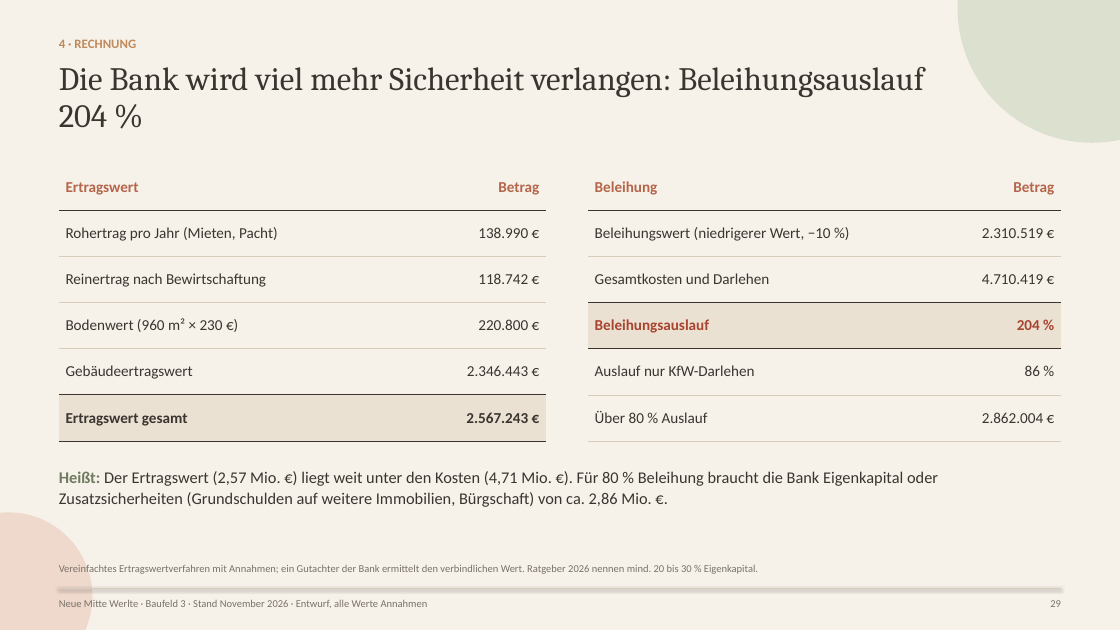
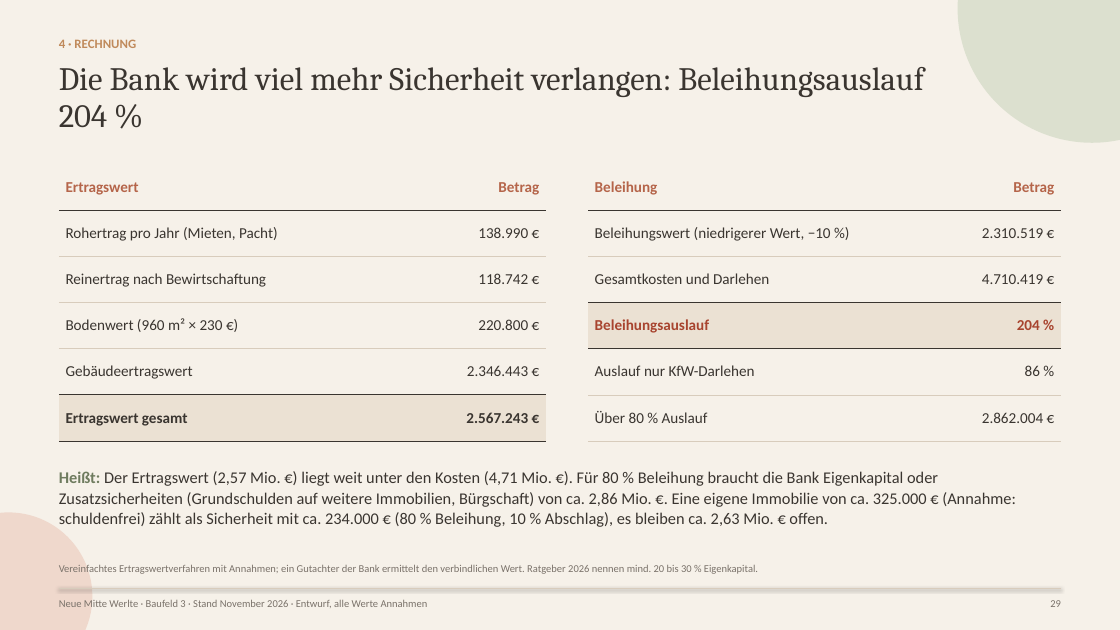
Before and after one commit to CartoonUsername/bau-projekt, a slide deck: slide 29 of praesentation/werlte_master/plan_8WE/deck/Neue-Mitte-Werlte_Baufeld3_Bankpraesentation_2026-11.pptx. Drawn at 1120x630 pixels with LibreOffice and Linux fonts; fonts in the diff are those of the drawing. Boxes give left, top, right and bottom in pixels: in the first picture for what was removed or moved away, otherwise in the second. Text is boxed around its words. In the diff, an @@ line names an element or a change of style, - is before the commit and + after.

```diff
--- a/praesentation/werlte_master/plan_8WE/deck/Neue-Mitte-Werlte_Baufeld3_Bankpraesentation_2026-11.pptx
+++ b/praesentation/werlte_master/plan_8WE/deck/Neue-Mitte-Werlte_Baufeld3_Bankpraesentation_2026-11.pptx
@@ text at (x1=59, y1=471, x2=1016, y2=527): text changed @@
-Heißt: Der Ertragswert (2,57 Mio. €) liegt weit unter den Kosten (4,71 Mio. €). Für 80 % Beleihung braucht die Bank Eigenkapital oder Zusatzsicherheiten (Grundschulden auf weitere Immobilien, Bürgschaft) von ca. 2,86 Mio. €.
+Heißt: Der Ertragswert (2,57 Mio. €) liegt weit unter den Kosten (4,71 Mio. €). Für 80 % Beleihung braucht die Bank Eigenkapital oder Zusatzsicherheiten (Grundschulden auf weitere Immobilien, Bürgschaft) von ca. 2,86 Mio. €. Eine eigene Immobilie von ca. 325.000 € (Annahme: schuldenfrei) zählt als Sicherheit mit ca. 234.000 € (80 % Beleihung, 10 % Abschlag), es bleiben ca. 2,63 Mio. € offen.
```
Also in this commit, not shown: 2 other files.
